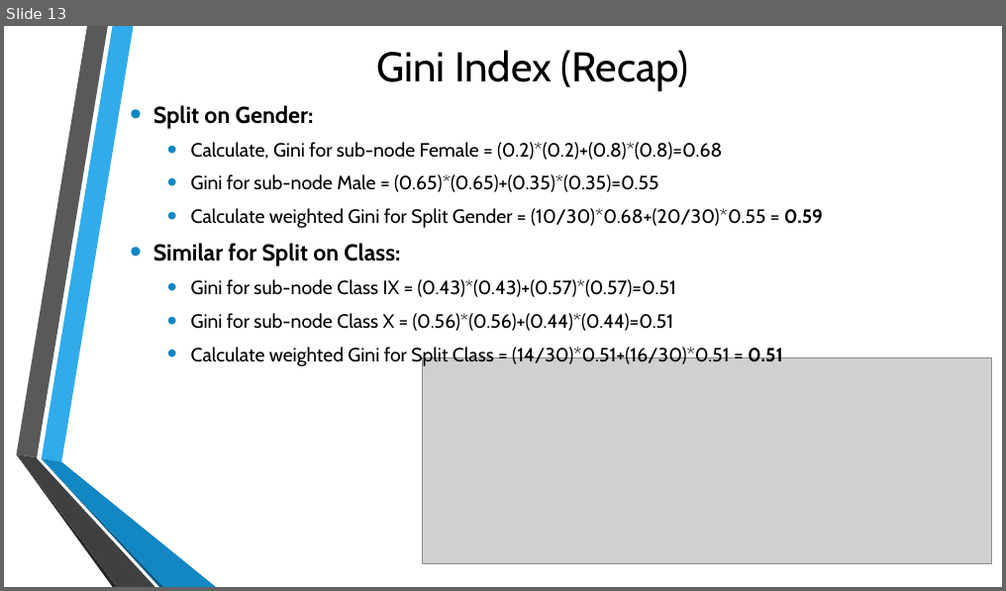
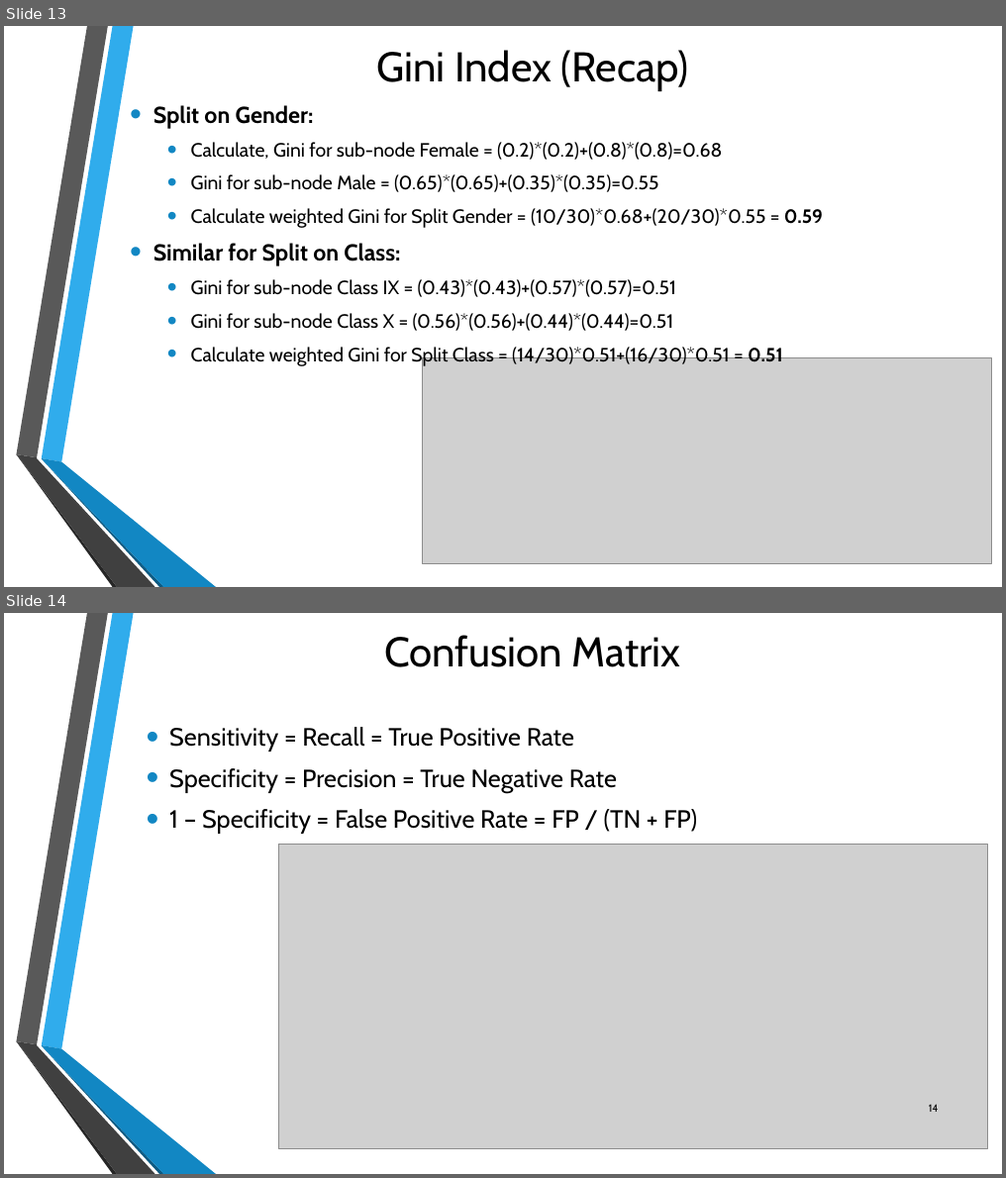
Before and after one commit to GirishGore/Machine-Learning-Using-Python, a slide deck: Demo/ML Introduction using Python.pptx. Shown one above the other, each under a label of ours: slide 13 before the commit, slides 13 and 14 after it. The pictures are 1006x591 and 1006x1178 pixels, drawn with LibreOffice and Linux fonts; fonts in the diff are those of the drawing; grey boxes stand for pictures; background and template pictures are left out. Boxes give left, top, right and bottom in pixels: in the first picture for what was removed or moved away, otherwise in the second. Text is boxed around its words. In the diff, an @@ line names an element or a change of style, - is before the commit and + after.

```diff
--- a/Demo/ML Introduction using Python.pptx
+++ b/Demo/ML Introduction using Python.pptx
@@ slide 14 added at <box>4,613,1002,1174</box>, background picture (left out); not listed: 6 template elements that a slide beside it also shows @@
@@ title added at <box>384,635,681,667</box>, 40 pt, text #000000 @@
+Confusion Matrix
@@ text added at <box>169,727,697,834</box>, 24 pt, text #000000 @@
+• Sensitivity = Recall = True Positive Rate
+• Specificity = Precision = True Negative Rate
+• 1 – Specificity = False Positive Rate = FP / (TN + FP)
@@ picture added at <box>279,845,988,1149</box> @@
@@ page number added at <box>929,1104,939,1112</box>, 10 pt, text #000000 @@
+14
```
Also in this commit, not shown: 1 other file.
